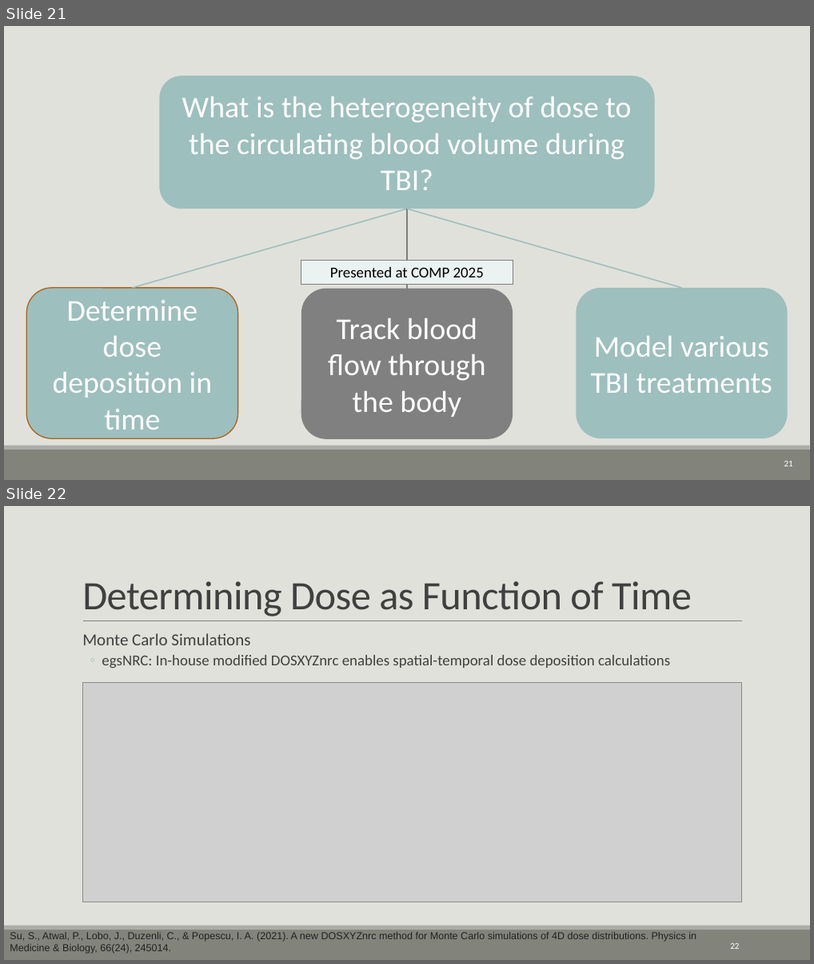
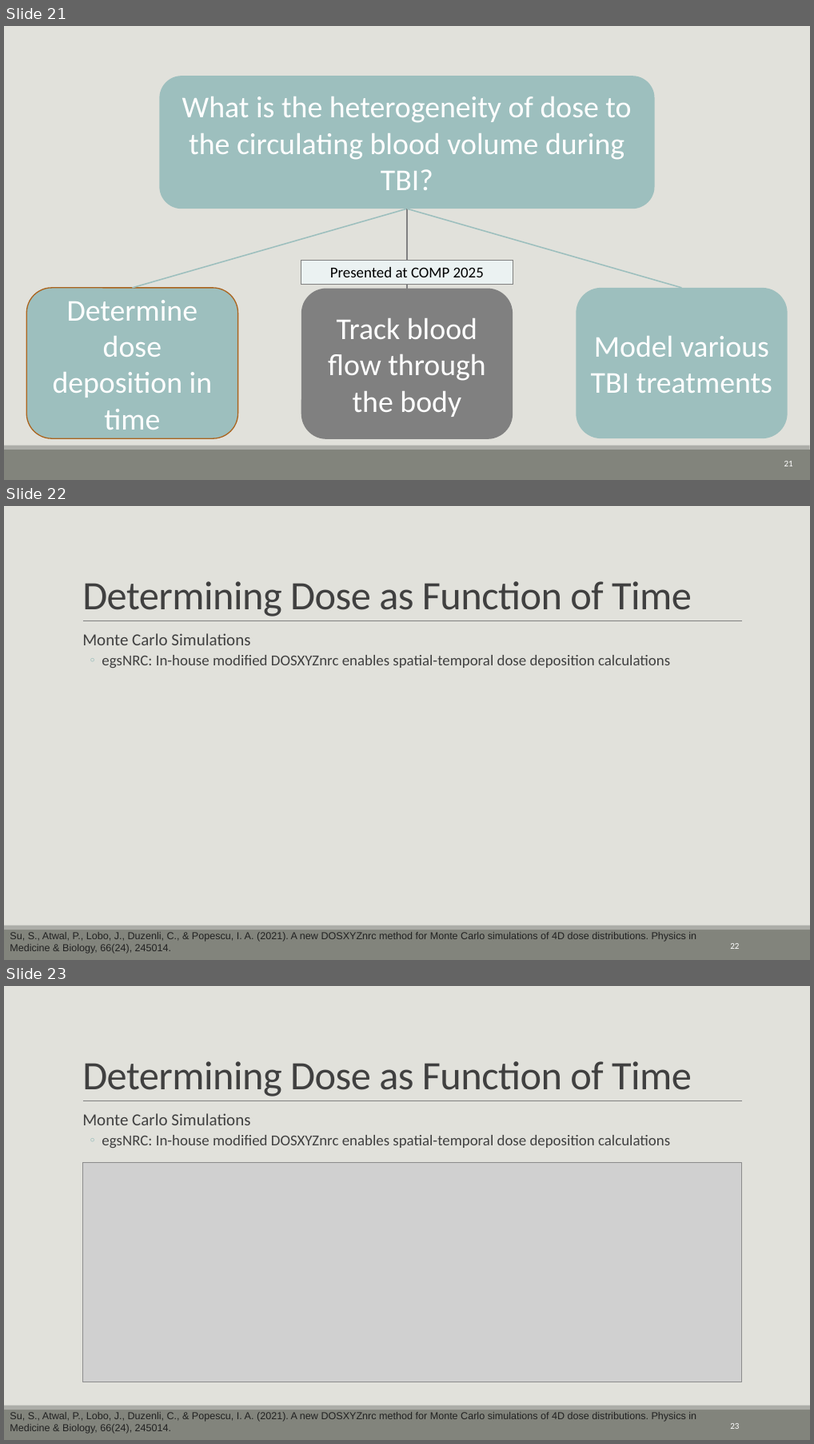
Before and after one commit to CNorthwayMedPhys/Full-Body-Flow-Model-Project, a slide deck: Working Documents/11.25_Committee Meeting.pptx. Shown one above the other, each under a label of ours: slides 21 and 22 before the commit, slides 21, 22 and 23 after it. The pictures are 814x964 and 814x1444 pixels, drawn with LibreOffice and Linux fonts; fonts in the diff are those of the drawing; grey boxes stand for pictures. Boxes give left, top, right and bottom in pixels: in the first picture for what was removed or moved away, otherwise in the second. Text is boxed around its words. In the diff, an @@ line names an element or a change of style, - is before the commit and + after.

```diff
--- a/Working Documents/11.25_Committee Meeting.pptx
+++ b/Working Documents/11.25_Committee Meeting.pptx
@@ slide 22 added at (x1=4, y1=506, x2=810, y2=960), background #E1E1DB; not listed: 3 template elements that a slide beside it also shows @@
@@ title added at (x1=82, y1=581, x2=692, y2=616), 48 pt, text #404040 @@
+Determining Dose as Function of Time
@@ text added at (x1=82, y1=633, x2=670, y2=668), 18 pt, text #404040 @@
+  Monte Carlo Simulations
+  ◦ egsNRC: In-house modified DOSXYZnrc enables spatial-temporal dose deposition calculations
@@ text added at (x1=10, y1=932, x2=697, y2=953), 12 pt, text #212121 @@
+Su, S., Atwal, P., Lobo, J., Duzenli, C., & Popescu, I. A. (2021). A new DOSXYZnrc method for Monte Carlo simulations of 4D dose distributions. Physics in Medicine & Biology, 66(24), 245014.
@@ page number added at (x1=730, y1=943, x2=739, y2=948), 10.5 pt, text #FFFFFF @@
+22
@@ what was slide 22 is now slide 23 @@
```
Also in this commit, not shown: 6 slides changed, 1 other slide added, 20 other files.
